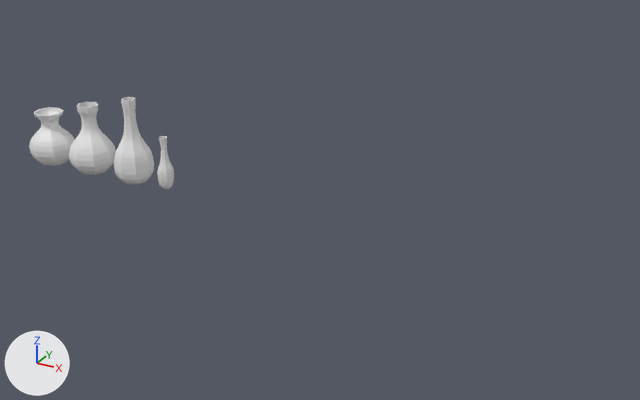
Two versions of the Blender file graphics/модели/Assets/Flasks.blend, one commit apart.
Before and after are seen from a 50 mm lens placed at (117.3, -111.2, 59.9), pointed at (55.2, 1.7, 3.5). Every picture has the same lights, and +X, +Y and +Z are marked at lower left. The picture after the commit comes second.

The first picture shows 'Flask1', 'Flask2', 'Flask3', 'Flask4'.
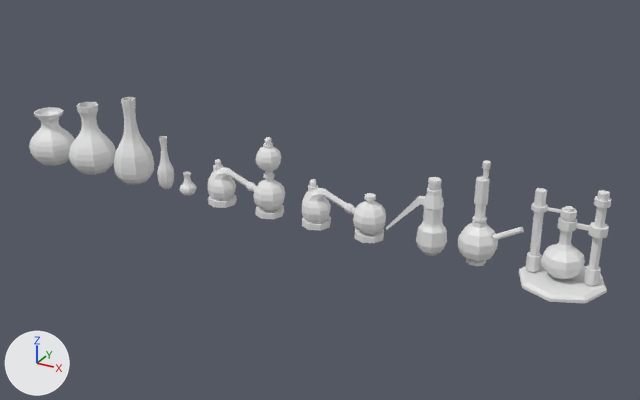
Where the newer file only moved an object's origin or applied its transform, the numbers keep the older frame.

Edits to the scene script, one JSON object a line:
```json
{"op": "add", "block": "me_circle_003", "code": ["me_circle_003 = bpy.data.meshes.new('Circle.003')", "me_circle_003.from_pydata(...)  # 348 vertices, 319 faces; spans x -3.76..4.01, y -3.94..3.83, z -0.78..9.12"]}
{"op": "add", "block": "me_circle_001", "code": ["me_circle_001 = bpy.data.meshes.new('Circle.001')", "me_circle_001.from_pydata(...)  # 232 vertices, 218 faces; spans x 79.4..88.4, y -2.6..2.6, z 0.0..15.6"]}
{"op": "add", "block": "me_circle", "code": ["me_circle = bpy.data.meshes.new('Circle')", "me_circle.from_pydata(...)  # 152 vertices, 146 faces; spans x -7.43..2.11, y -2.11..2.11, z -0.13..11.63"]}
{"op": "add", "block": "me_sphere_002", "code": ["me_sphere_002 = bpy.data.meshes.new('Sphere.002')", "me_sphere_002.from_pydata(...)  # 336 vertices, 304 faces; spans x -4.39..1.0, y -1.0..1.0, z -1.21..1.59"]}
{"op": "add", "block": "me_sphere", "code": ["me_sphere = bpy.data.meshes.new('Sphere')", "me_sphere.from_pydata(...)  # 432 vertices, 400 faces; spans x -4.39..1.0, y -1.0..1.0, z -1.21..3.67"]}
{"op": "add", "block": "me_nurbspath_004", "code": ["me_nurbspath_004 = bpy.data.meshes.new('NurbsPath.004')", "me_nurbspath_004.from_pydata(...)  # 306 vertices, 312 faces; spans x 29.1..31.94, y -1.42..1.42, z -0.03..3.94"]}
{"op": "add", "block": "ob_flas_set2", "code": ["ob_flas_set2 = bpy.data.objects.new('Flas_Set2', me_circle_003)", "ob_flas_set2.location = (94.2, 0.0, 1.1)", "ob_flas_set2.rotation_euler = (0.0, 0.0, 0.393)  # degrees (0, 0, 23)", "ob_flas_set2.scale = (1.45, 1.45, 1.45)"]}
{"op": "add", "block": "ob_flask7", "code": ["ob_flask7 = bpy.data.objects.new('Flask7', me_circle_001)", "ob_flask7.location = (0.0, 0.0, 0.0)"]}
{"op": "add", "block": "ob_flask6", "code": ["ob_flask6 = bpy.data.objects.new('FLask6', me_circle)", "ob_flask6.location = (75.0, -0.1, 0.0)"]}
{"op": "add", "block": "ob_flask_set2", "code": ["ob_flask_set2 = bpy.data.objects.new('Flask_Set2', me_sphere_002)", "ob_flask_set2.location = (64.7, 0.0, 3.2)", "ob_flask_set2.scale = (2.66, 2.66, 2.66)"]}
{"op": "add", "block": "ob_flask_set1", "code": ["ob_flask_set1 = bpy.data.objects.new('Flask_Set1', me_sphere)", "ob_flask_set1.location = (46.8, 0.0, 3.2)", "ob_flask_set1.scale = (2.66, 2.66, 2.66)"]}
{"op": "add", "block": "ob_flask5", "code": ["ob_flask5 = bpy.data.objects.new('Flask5', me_nurbspath_004)", "ob_flask5.location = (0.0, 0.0, 0.0)"]}
```

Boxes [x1, y1, x2, y2] around the edits, measured in the pictures (640 x 400 px):
```json
{"object": "Flas_Set2", "change": "added", "after": [519, 188, 612, 303]}
{"object": "Flask_Set1", "change": "added", "after": [208, 137, 285, 219]}
{"object": "Flask_Set2", "change": "added", "after": [302, 179, 386, 243]}
{"object": "Flask7", "change": "added", "after": [458, 160, 524, 266]}
{"object": "FLask6", "change": "added", "after": [386, 177, 447, 256]}
{"object": "Flask5", "change": "added", "after": [180, 171, 196, 196]}
```
